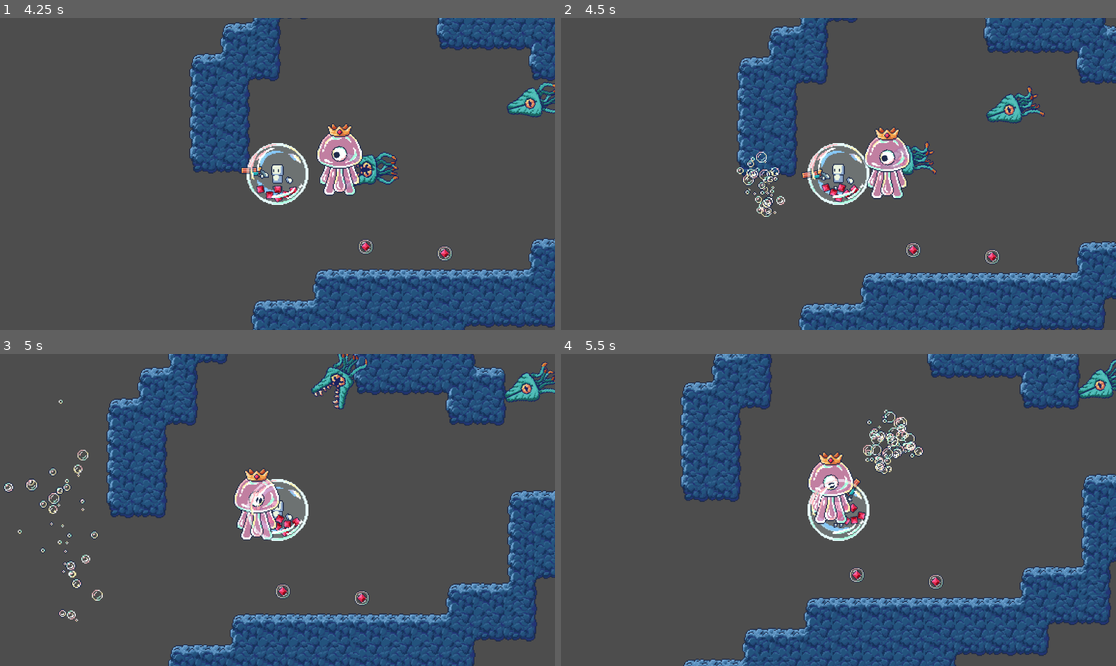
Above: before the commit, frames 1-4 (two rows, left to right).
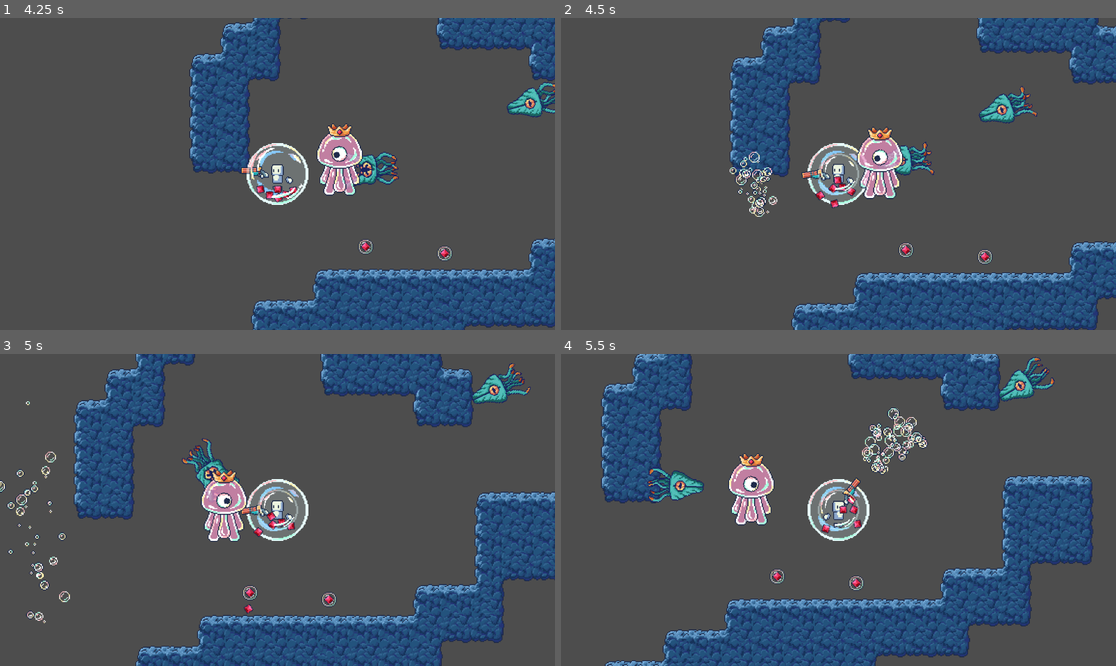
Above: after the commit, the same moments.

Repository: DigitalHelium/bubble
Game: Godot game, scene res://menu/menu.tscn
Two runs of this game, one before a commit and one after it. Both use one fixed random seed, a clock stepped at 60 frames per second and the inputs below.
Inputs (mouse positions are in pixels of both pictures, inside the frame that each line leads up to):
- Up to frame 1 (4.25 s): click "Играть" at 0.5 s; click "Играть" at 1.25 s; click "1" at 2 s; move the mouse to (399, 158) at 2.77 s; press the mouse at (399, 158) at 2.78 s; release the mouse at (399, 158) at 3.5 s; click "card 1" at 3.5 s
- Up to frame 2 (4.5 s): move the mouse to (727, 189) at 4.27 s; click (727, 189) at 4.35 s
- Up to frame 3 (5 s): no input
- Up to frame 4 (5.5 s): move the mouse to (894, 441) at 5.02 s; press the mouse at (894, 441) at 5.03 s

Frame 1 is identical in both runs. In frame 2, 13% of the frame differs, in the area x 30-100%, y 0-100%; in frame 3, 26%; in frame 4, 39%, in the area x 7-100%, y 0-100%.

Commit message:
уменьшение сферы при получения урона

Diff:
--- /dev/null
+++ b/decrease_script.gd
@@ -0,0 +1,9 @@
+class_name DecreaseScript extends Node2D
+
+@onready var character : BubbleCharacter
+
+func _ready():
+	character.change_bubble_after_damage_signal.connect(decrease_scale)
+
+func decrease_scale(decrease_factor: float):
+	self.scale /= decrease_factor
--- a/main_bubble.gd
+++ b/main_bubble.gd
@@ -28,6 +28,7 @@
 
 signal velocity_update_signal
 signal enemy_push_after_damage_signal
+signal change_bubble_after_damage_signal
 
 func _ready() -> void:
 	change_weapon("shotgun")
@@ -78,7 +79,6 @@
 func receive_damage() -> void:
 	current_health -=1
 	decrease_bubble_size()
-	print(current_health)
 	if current_health <= 0:
 		kill_player()
 	pass
@@ -89,6 +89,11 @@
 
 func decrease_bubble_size() -> void:
 	enemy_push_after_damage_signal.emit(1.5)
+	var scale_decrease = 1.5
+	$"Collision (CollisionShape2D)2".scale /= scale_decrease
+	$Area2D/CollisionShape2D.scale /= scale_decrease
+	$AnimatableBody2D/CollisionPolygon2D.scale /= scale_decrease
+	$Sprite2D.scale /= scale_decrease
 	pass
 
 func _on_timer_timeout() -> void:
Not shown, added: decrease_script.gd.uid
